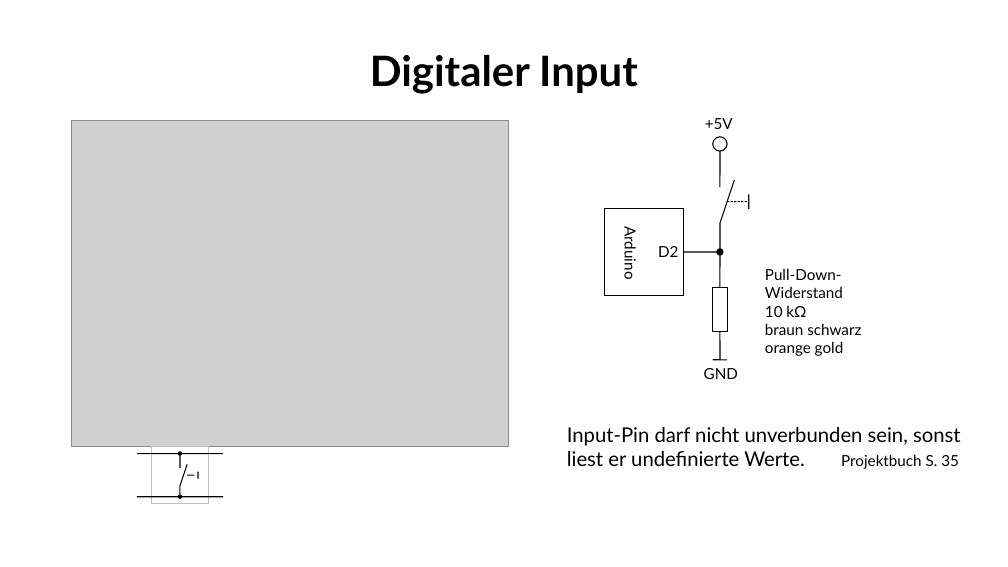
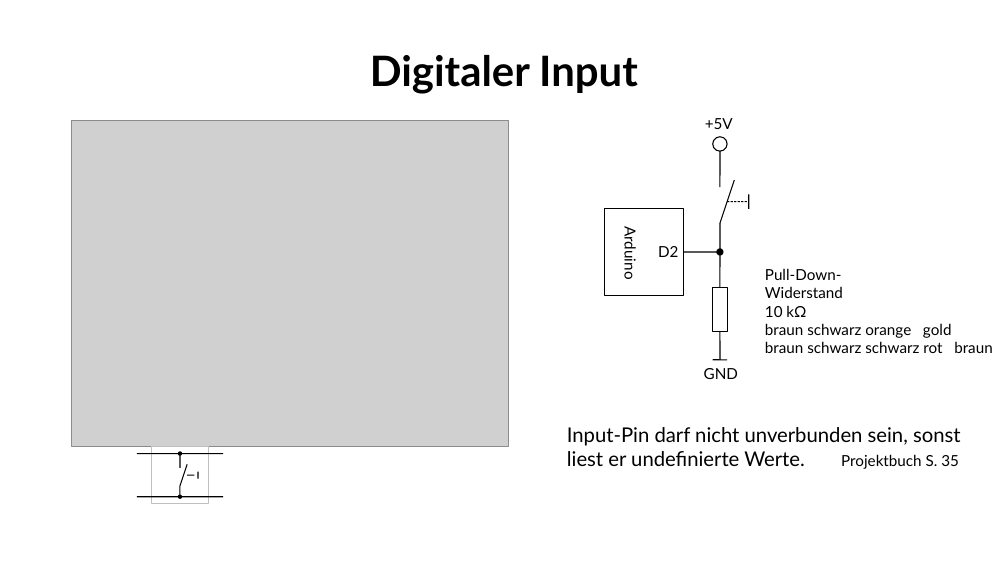
Before and after one commit to fablabwinti/workshop-arduino-1, a slide deck: slide 14 of ArduinoI.odp. Drawn at 1008x567 pixels with LibreOffice and Linux fonts; fonts in the diff are those of the drawing; grey boxes stand for pictures; background and template pictures are left out. Boxes give left, top, right and bottom in pixels: in the first picture for what was removed or moved away, otherwise in the second. Text is boxed around its words. In the diff, an @@ line names an element or a change of style, - is before the commit and + after.

```diff
--- a/ArduinoI.odp
+++ b/ArduinoI.odp
@@ text at (765, 323, 993, 353): text changed @@
-braun schwarz
-orange gold
+braun schwarz orange gold
+braun schwarz schwarz rot braun
```
Also in this commit, not shown: 2 other slides changed.
